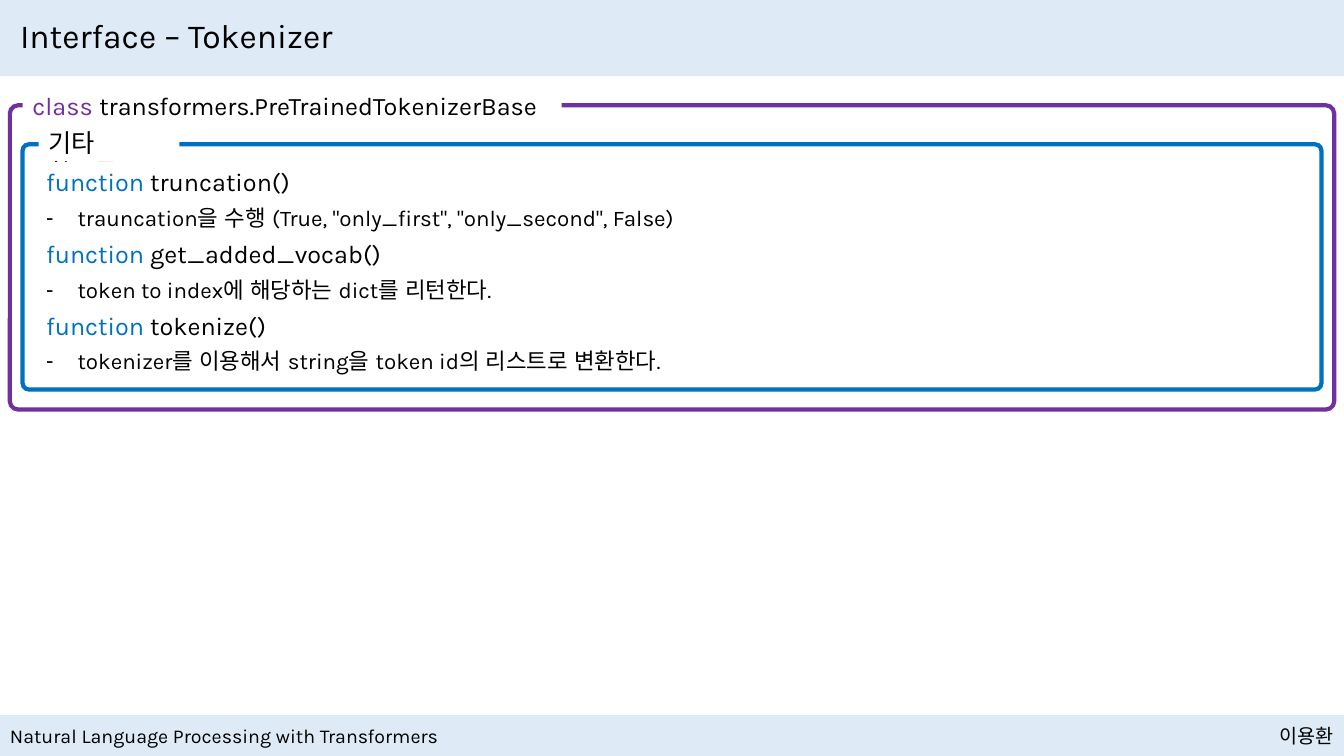
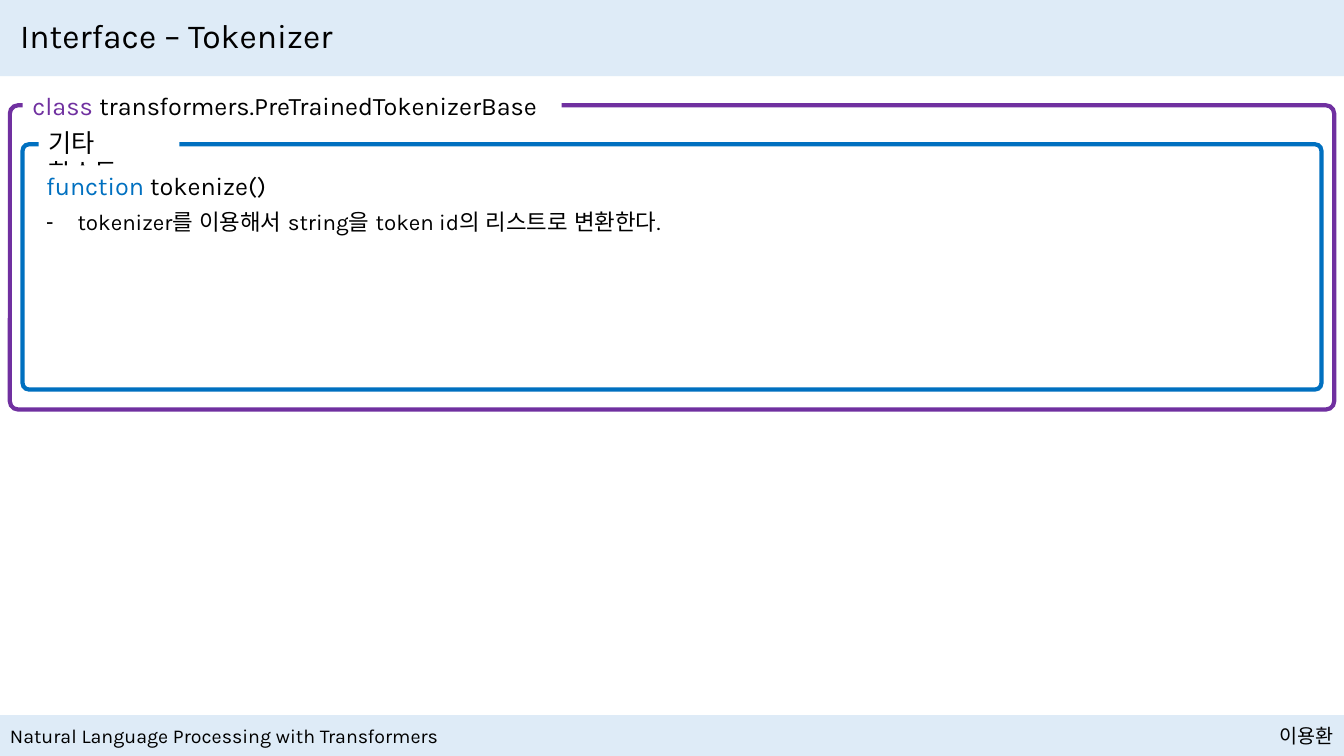
Before and after one commit to NewPlus/SeminarforNLP, a slide deck: slide 81 of Seminar/Book_Natural Language Processing with Transformers/Presentation files/Transformer Anatomy with Hugging Face.pptx (slide 79 before the commit). Drawn at 1344x756 pixels with LibreOffice and Linux fonts; fonts in the diff are those of the drawing. Boxes give left, top, right and bottom in pixels: in the first picture for what was removed or moved away, otherwise in the second. Text is boxed around its words. In the diff, an @@ line names an element or a change of style, - is before the commit and + after.

```diff
--- a/Seminar/Book_Natural Language Processing with Transformers/Presentation files/Transformer Anatomy with Hugging Face.pptx
+++ b/Seminar/Book_Natural Language Processing with Transformers/Presentation files/Transformer Anatomy with Hugging Face.pptx
@@ text "function tokenize()": place and size @@
-text "function tokenize()" at (46,317,266,338)
+text "function tokenize()" at (46,177,266,198)
@@ text removed at (46,173,144,192) @@
-function truncation()
@@ text "tokenizer를 이용해서 string을 token id의 ...": place and size @@
-text "tokenizer를 이용해서 string을 token id의 ..." at (78,350,660,375)
+text "tokenizer를 이용해서 string을 token id의 ..." at (78,211,660,236)
@@ text removed at (78,207,674,232) @@
-– trauncation을 수행 (True, "only_first", "only_second", False)
@@ text removed at (46,245,381,270) @@
-function get_added_vocab()
@@ text removed at (78,279,491,300) @@
-– token to index에 해당하는 dict를 리턴한다.
```
Also in this commit, not shown: 17 other slides changed, 2 slides added, 8 other files.
